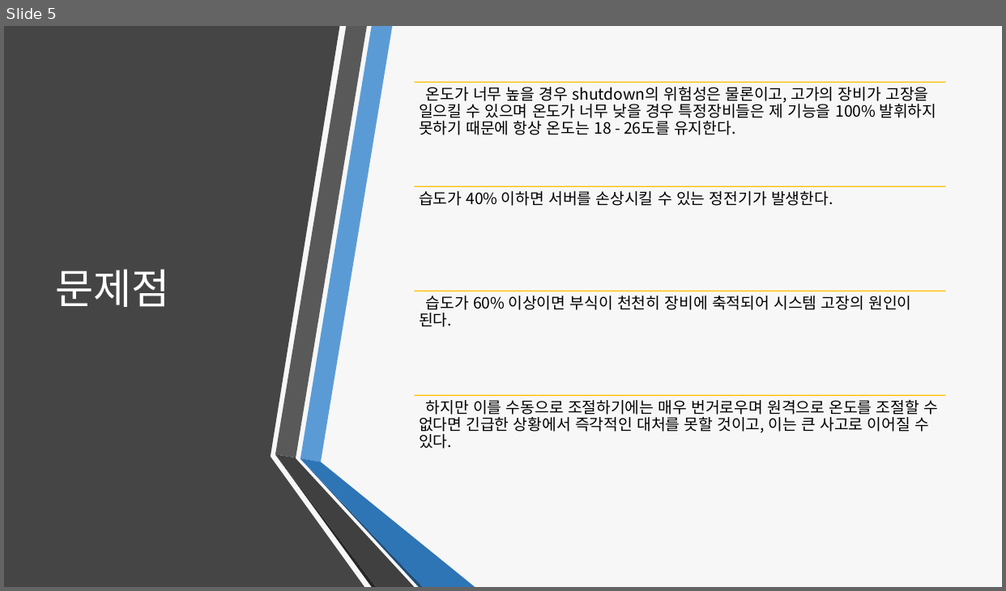
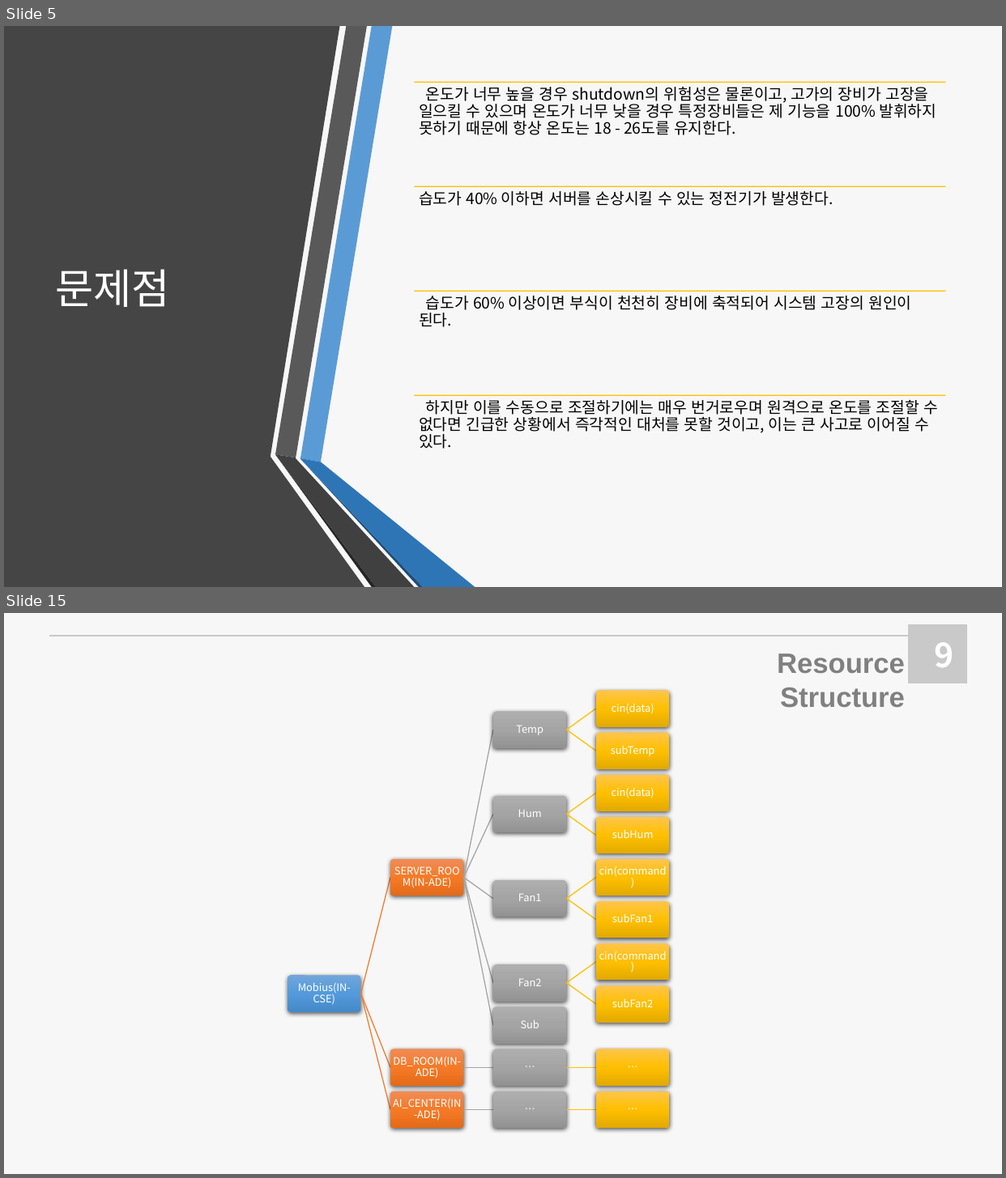
Before and after one commit to Sejong-OSA/Server-temperature-management-system, a slide deck: docs/서버실 온습도 조절 프로젝트.pptx. Shown one above the other, each under a label of ours: slide 5 before the commit, slides 5 and 15 after it; the slides between them are not shown. The pictures are 1006x591 and 1006x1178 pixels, drawn with LibreOffice and Linux fonts; fonts in the diff are those of the drawing. Boxes give left, top, right and bottom in pixels: in the first picture for what was removed or moved away, otherwise in the second. Text is boxed around its words. In the diff, an @@ line names an element or a change of style, - is before the commit and + after.

```diff
--- a/docs/서버실 온습도 조절 프로젝트.pptx
+++ b/docs/서버실 온습도 조절 프로젝트.pptx
@@ slide 15 added at [4,613,1002,1174], background #F7F7F7 @@
@@ line added from (49, 636) to (908, 636), #C9C9C9 1.5 pt @@
@@ rectangle added at [908,624,967,683], fill #C9C9C9 @@
@@ text added at [777,653,905,707], 27 pt, text #808080, bold @@
+Resource Structure
@@ text added at [934,642,953,667], 32 pt, text #FFFFFF, bold @@
+9
@@ group added at [288,690,670,1128]: 21 rounded rectangles, 21 texts, 20 freeform shapes @@
+Mobius(IN-CSE)
+SERVER_ROOM(IN-ADE)
+Temp
+cin(data)
+subTemp
+Hum
+cin(data)
+subHum
+Fan1
+cin(command)
+subFan1
+Fan2
+cin(command)
+subFan2
+Sub
+DB_ROOM(IN-ADE)
+…
+…
+AI_CENTER(IN-ADE)
+…
+…
```
Also in this commit, not shown: 3 slides changed, 22 other slides added, 4 slides removed, 5 other files.
